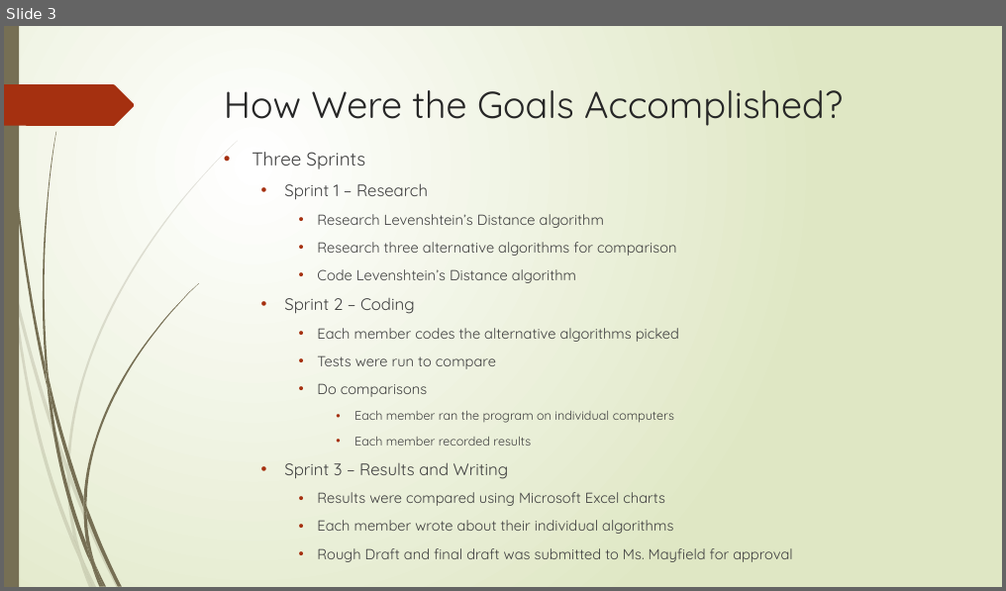
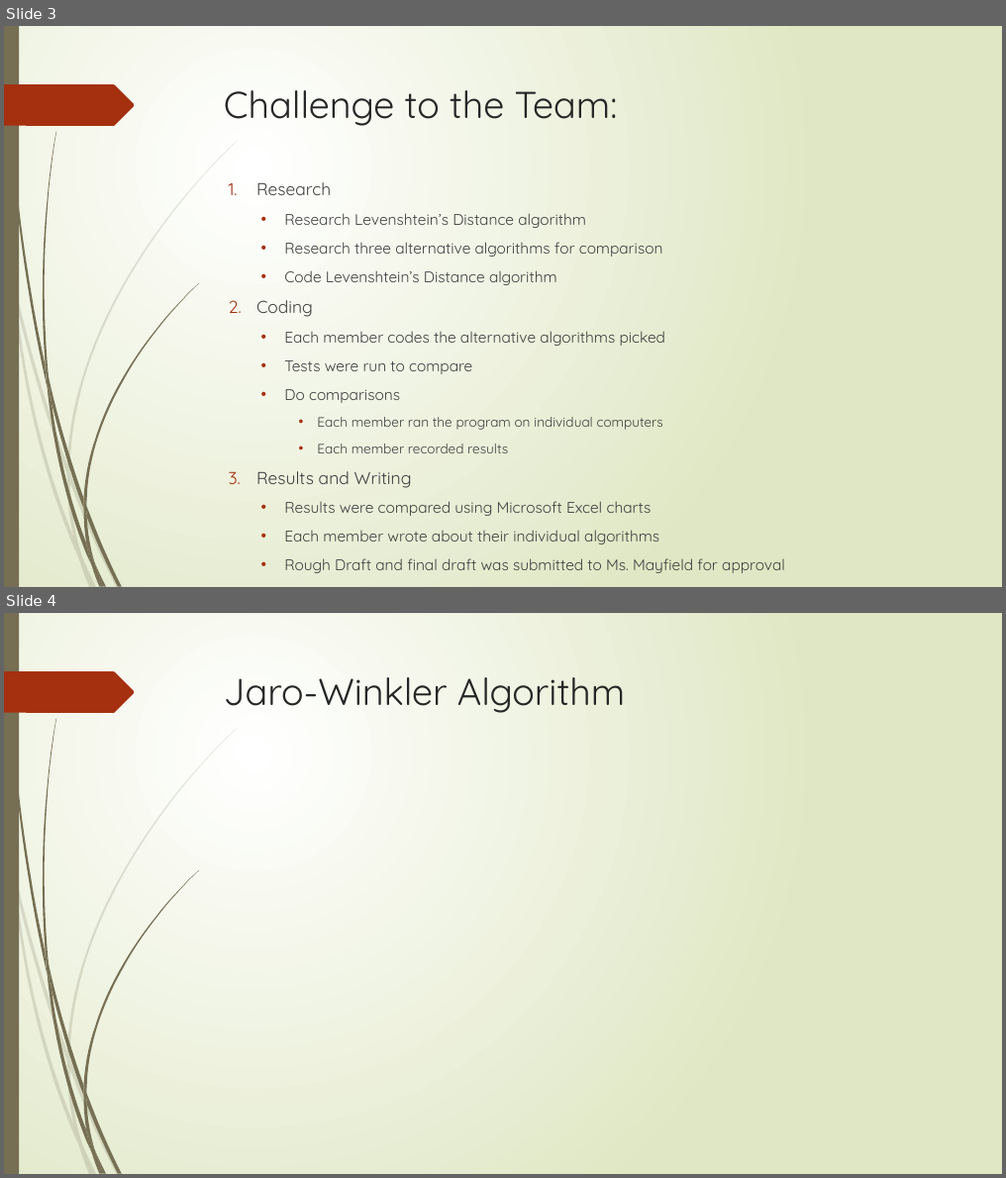
Before and after one commit to AthensStateComputerScience/DigitalHumanities, a slide deck: PowerPoint/Digital Humanities.pptx. Shown one above the other, each under a label of ours: slide 3 before the commit, slides 3 and 4 after it. The pictures are 1006x591 and 1006x1178 pixels, drawn with LibreOffice and Linux fonts; fonts in the diff are those of the drawing; grey boxes stand for pictures. Boxes give left, top, right and bottom in pixels: in the first picture for what was removed or moved away, otherwise in the second. Text is boxed around its words. In the diff, an @@ line names an element or a change of style, - is before the commit and + after.

```diff
--- a/PowerPoint/Digital Humanities.pptx
+++ b/PowerPoint/Digital Humanities.pptx
@@ slide 4 added at (4,613,1002,1174), background gradient #FFFFFF to #DFE8C4; not listed: 24 template elements that a slide beside it also shows @@
@@ title added at (224,677,625,713), 36 pt, text #262626 @@
+Jaro-Winkler Algorithm
@@ slide 3 changed as well @@
@@ title at (224,90,618,126): text changed @@
-How Were the Goals Accomplished?
+Challenge to the Team:
@@ text at (256,182,331,195): text changed; size 16 to 16.6 pt @@
-• Three Sprints
-  • Sprint 1 – Research
+1. Research
@@ text at (284,213,785,573): size 14 to 14.8 pt in "Research Levenshtein’s Distance algorithm", "Research three alternative algorithms for comparison", "Code Levenshtein’s Distance algorithm", "Each member codes the alternative algorithms picked" and 5 more places; size 12 to 12.9 pt in "Each member ran the program on individual ...", "Each member recorded results"; list level 3 to 2 in "Research Levenshtein’s Distance algorithm"; list level 3 to 2 in "Research three alternative algorithms for ..."; list level 3 to 2 in "Code Levenshtein’s Distance algorithm"; list level 3 to 2 in "Each member codes the alternative ..."; list level 3 to 2 in "Tests were run to compare"; list level 3 to 2 in "Do comparisons"; list level 4 to 3 in "Each member ran the program ..."; list level 4 to 3 in "Each member recorded results"; list level 3 to 2 in "Results were compared using Microsoft ..."; list level 3 to 2 in "Each member wrote about their ..."; list level 3 to 2 in "Rough Draft and final draft ..." @@
@@ text at (256,300,313,317): text changed; size 16 to 16.6 pt @@
-  • Sprint 2 – Coding
+2. Coding
@@ text at (256,472,412,488): text changed; size 16 to 16.6 pt @@
-  • Sprint 3 – Results and Writing
+3. Results and Writing
```
Also in this commit, not shown: 7 other slides changed, 4 other slides added, 7 slides removed.
